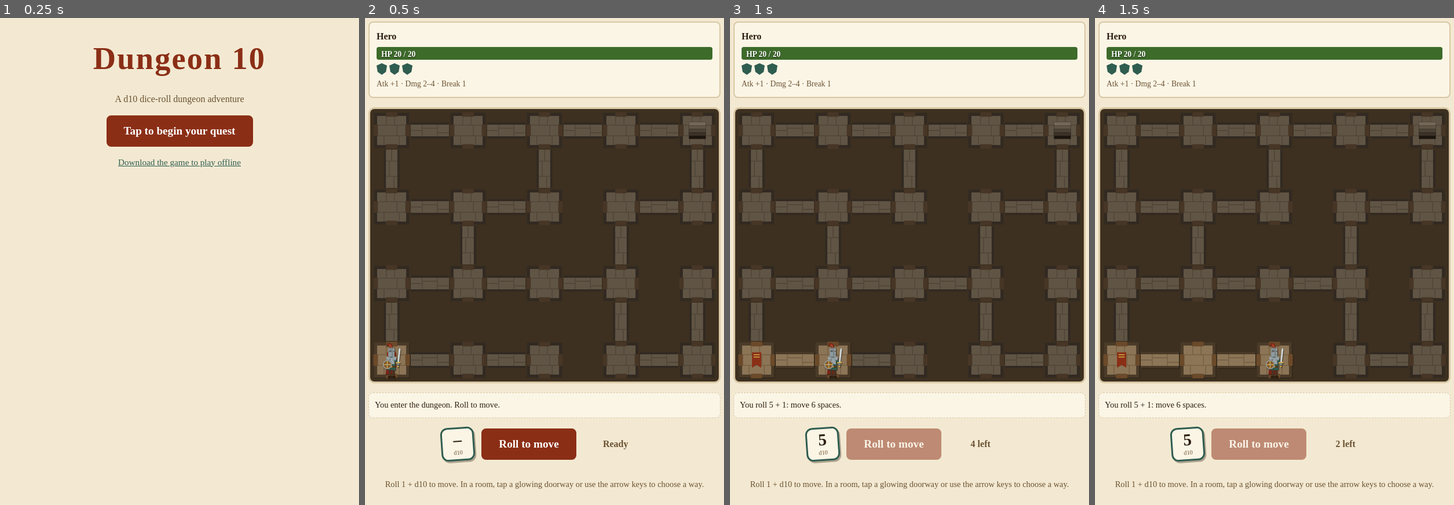
Above: before the commit, frames 1-4 (left to right).
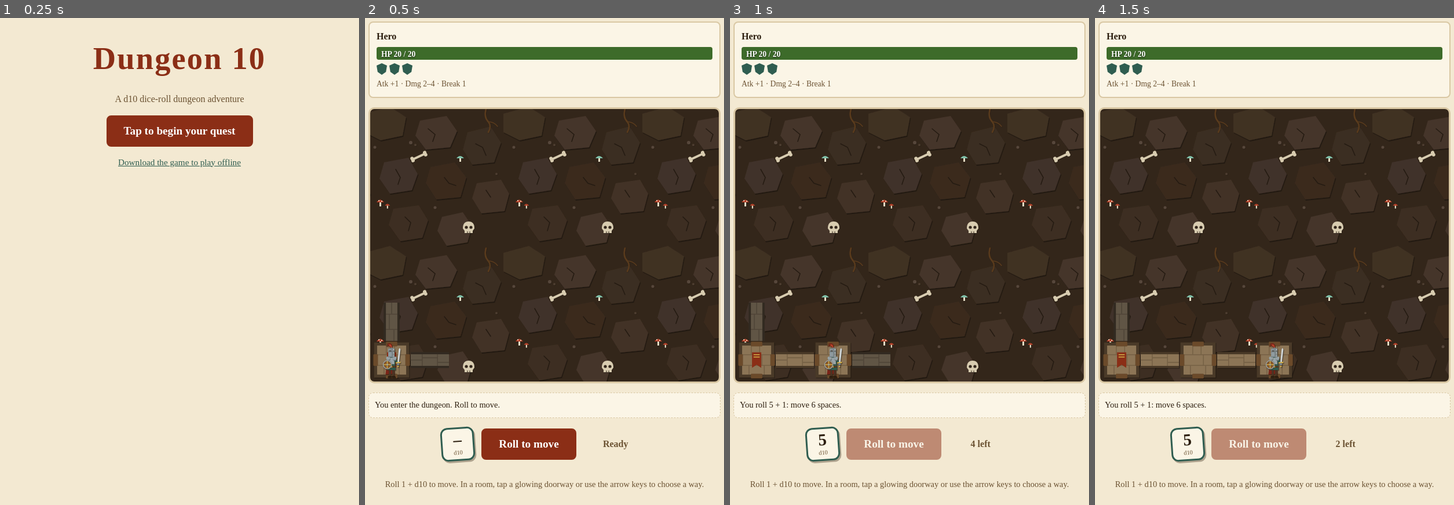
Above: after the commit, the same moments.

Repository: Wut-Lab/Dungeon-10
Game: browser game, page index.html
The game is run twice, just before and just after one commit, with the same random seed, the same clock (stepped at 60 frames per second) and the same inputs.
Inputs:
- Up to frame 1 (0.25 s): no input
- Up to frame 2 (0.5 s): click "Tap to begin your quest" at 0.27 s
- Up to frame 3 (1 s): click "Roll to move" at 0.52 s; click "▶" at 0.77 s
- Up to frame 4 (1.5 s): hold S 1.03-1.3 s; tap Space at 1.1 s; hold W from 1.35 s (still down)

Frame 1 is identical in both runs. In frame 2, 14% of the frame differs, in the area x 1-99%, y 18-75%; in frame 3, 13%; in frame 4, 13%.

Commit message:
Rock background behind the map, and fog of war
Tileable paper-cutout background (stone slabs, cracks, bones, a skull,
mushrooms, roots). The map now shows only visited cells plus one cell
ahead through each of their openings; cells one ahead are dimmed.

Co-Authored-By: Claude Opus 5.5 <noreply@anthropic.com>
Claude-Session: https://claude.ai/code/session_013BExePevm9JAB9t41chAoh

Diff:
--- /dev/null
+++ b/bg.svg
@@ -0,0 +1,45 @@
+<svg xmlns="http://www.w3.org/2000/svg" width="240" height="240" viewBox="0 0 240 240">
+  <!-- Tileable paper-cutout dungeon rock: layered stone slabs, cracks, bones, mushrooms and roots. -->
+  <defs>
+    <filter id="s" x="-10%" y="-10%" width="130%" height="130%"><feDropShadow dx="1.2" dy="2" stdDeviation="0" flood-color="#000" flood-opacity=".35"/></filter>
+    <filter id="t" x="-10%" y="-10%" width="130%" height="130%"><feDropShadow dx=".5" dy=".8" stdDeviation="0" flood-color="#000" flood-opacity=".3"/></filter>
+  </defs>
+  <rect width="240" height="240" fill="#33261a"/>
+  <g filter="url(#s)">
+    <path d="M-10 8 L34 -4 L62 14 L56 46 L18 54 L-10 40 Z" fill="#3f3022"/>
+    <path d="M230 8 L274 -4 L302 14 L296 46 L258 54 L230 40 Z" fill="#3f3022"/>
+    <path d="M-10 248 L34 236 L62 254 L56 286 L18 294 L-10 280 Z" fill="#3f3022"/>
+    <path d="M230 248 L274 236 L302 254 L296 286 L258 294 L230 280 Z" fill="#3f3022"/>
+    <path d="M86 20 L132 12 L150 38 L138 66 L96 70 L78 46 Z" fill="#45352a"/>
+    <path d="M168 40 L208 30 L226 58 L214 92 L176 96 L160 70 Z" fill="#3b2d20"/>
+    <path d="M24 92 L66 84 L82 112 L72 140 L34 146 L16 120 Z" fill="#41322a"/>
+    <path d="M104 100 L146 92 L166 118 L156 152 L114 156 L96 128 Z" fill="#3a2b1f"/>
+    <path d="M184 128 L226 122 L240 146 L232 176 L192 180 L176 154 Z" fill="#433326"/>
+    <path d="M-56 128 L-14 122 L0 146 L-8 176 L-48 180 L-64 154 Z" fill="#433326"/>
+    <path d="M40 172 L84 166 L100 192 L90 222 L52 228 L32 200 Z" fill="#3d2e21"/>
+    <path d="M124 186 L160 178 L176 202 L168 230 L132 236 L116 210 Z" fill="#45352a"/>
+  </g>
+  <g fill="none" stroke="#241a11" stroke-width="1.6" stroke-linecap="round">
+    <path d="M100 34 L112 44 L108 56"/><path d="M182 60 L194 66 L200 80"/>
+    <path d="M44 104 L52 118 L48 130"/><path d="M128 118 L136 128 L148 132"/>
+    <path d="M60 186 L70 196 L66 210"/><path d="M200 140 L208 152"/>
+  </g>
+  <g filter="url(#t)">
+    <!-- bones -->
+    <g transform="rotate(-25 84 82)"><rect x="72" y="80" width="24" height="4" rx="2" fill="#d8ccb0"/><circle cx="72" cy="80" r="3" fill="#d8ccb0"/><circle cx="72" cy="84" r="3" fill="#d8ccb0"/><circle cx="96" cy="80" r="3" fill="#d8ccb0"/><circle cx="96" cy="84" r="3" fill="#d8ccb0"/></g>
+    <!-- skull -->
+    <g transform="translate(160 206)"><path d="M0 0 Q0 -12 10 -12 Q20 -12 20 0 L17 4 V8 H3 V4 Z" fill="#d8ccb0"/><circle cx="6" cy="-2" r="2.6" fill="#33261a"/><circle cx="14" cy="-2" r="2.6" fill="#33261a"/><path d="M8 5 V8 M12 5 V8" stroke="#33261a" stroke-width="1"/></g>
+    <!-- mushrooms -->
+    <g transform="translate(12 160)"><rect x="4" y="0" width="3" height="8" fill="#e6dcc4"/><path d="M-1 1 Q5 -8 12 1 Z" fill="#b5432a"/><circle cx="3" cy="-2" r="1" fill="#f3e9d2"/><circle cx="8" cy="-1" r="1" fill="#f3e9d2"/></g>
+    <g transform="translate(26 166) scale(.7)"><rect x="4" y="0" width="3" height="8" fill="#e6dcc4"/><path d="M-1 1 Q5 -8 12 1 Z" fill="#b5432a"/></g>
+    <g transform="translate(150 84)"><rect x="4" y="0" width="3" height="7" fill="#e6dcc4"/><path d="M-1 1 Q5 -7 12 1 Z" fill="#7fbfa8"/></g>
+    <!-- roots -->
+    <path d="M200 0 Q196 14 204 22 Q210 30 204 40" fill="none" stroke="#5a3b1e" stroke-width="2.5" stroke-linecap="round"/>
+    <path d="M200 240 Q196 254 204 262" fill="none" stroke="#5a3b1e" stroke-width="2.5" stroke-linecap="round"/>
+    <path d="M203 22 Q214 22 220 30" fill="none" stroke="#5a3b1e" stroke-width="1.5" stroke-linecap="round"/>
+    <!-- pebbles -->
+    <circle cx="70" cy="58" r="3" fill="#57463a"/><circle cx="78" cy="62" r="2" fill="#4d3d30"/>
+    <circle cx="112" cy="170" r="2.5" fill="#57463a"/><circle cx="218" cy="112" r="2" fill="#4d3d30"/>
+    <circle cx="8" cy="66" r="2.5" fill="#57463a"/>
+  </g>
+</svg>
--- a/game.js
+++ b/game.js
@@ -292,10 +292,17 @@
   b.innerHTML = '';
   const choiceAt = {};
   for (const d of state.choosing || []) choiceAt[key(state.cell.r + DIRS[d][0], state.cell.c + DIRS[d][1])] = d;
+  // Fog of war: you see every cell you've visited, plus one cell ahead through each of their exits.
+  const seen = new Set(state.visited);
+  for (const k of state.visited) {
+    const [r, c] = k.split(',').map(Number);
+    for (const d of exits(r, c)) seen.add(key(r + DIRS[d][0], c + DIRS[d][1]));
+  }
   MAP.forEach((row, r) => [...row].forEach((ch, c) => {
     const k = key(r, c), cell = document.createElement(choiceAt[k] ? 'button' : 'div');
-    cell.className = 'cell' + (ch === '.' ? ' rock' : '') + (!state.visited.has(k) && ch !== '.' ? ' fog' : '') + (choiceAt[k] ? ' pick' : '');
-    if (ch !== '.') cell.innerHTML = TILE_ART[ch];
+    const shown = ch !== '.' && seen.has(k);
+    cell.className = 'cell' + (ch === '.' ? ' rock' : shown ? '' : ' hidden') + (shown && !state.visited.has(k) ? ' fog' : '') + (choiceAt[k] ? ' pick' : '');
+    if (shown) cell.innerHTML = TILE_ART[ch];
     if (state.foes[k]) cell.insertAdjacentHTML('beforeend', `<div class="mini foe-mini">${ART[state.foes[k].art]}</div>`);
     if (state.cell.r === r && state.cell.c === c) cell.insertAdjacentHTML('beforeend', `<div class="mini hero-mini">${ART.hero}</div>`);
     if (choiceAt[k]) {
--- a/style.css
+++ b/style.css
@@ -28,9 +28,9 @@
 #actions button:disabled{opacity:.45;cursor:not-allowed}
 #log,#end-log{width:100%;white-space:pre-wrap;font:.9rem/1.5 Georgia,serif;text-align:left;margin:0;color:var(--fg);background:var(--card);border:1px dashed var(--line);border-radius:8px;padding:10px;min-height:3em}
 #log:empty{display:none}
-#board{display:grid;grid-template-columns:repeat(var(--cols),1fr);width:100%;background:#3d3020;border:3px solid var(--line);border-radius:10px;padding:4px;gap:0}
+#board{display:grid;grid-template-columns:repeat(var(--cols),1fr);width:100%;background:#33261a url(bg.svg) 0 0/240px 240px;border:3px solid var(--line);border-radius:10px;padding:4px;gap:0}
 .cell{position:relative;aspect-ratio:1;padding:0;border:0;background:none;font:inherit;color:inherit}
-.cell.rock{background:#3d3020}
+.cell.rock,.cell.hidden{background:none}
 .cell .tile-art{position:absolute;inset:0;width:100%;height:100%;filter:drop-shadow(1px 1.5px 0 rgba(0,0,0,.35))}
 .tile-art .d{filter:drop-shadow(.3px .5px 0 rgba(0,0,0,.3))}
 .cell.fog .tile-art{filter:brightness(.72) saturate(.7)}
